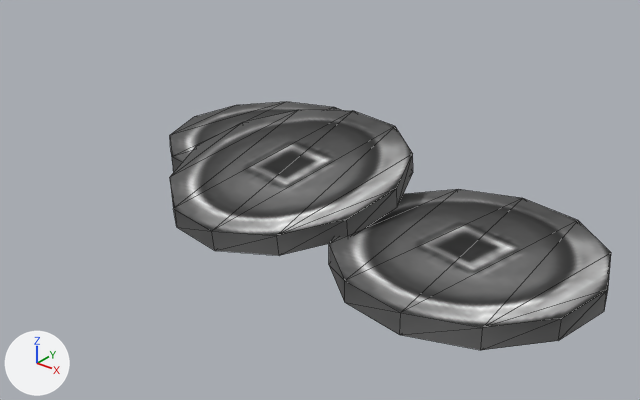
What one commit did to the FBX model Assets/Models/NPC/Npc_051/Npc_051.FBX.
The view is the same before and after, from a 50 mm lens placed at (1.012, -1.364, 0.855), pointed at (-0.024, -0.07, 0.052). The lights are fixed; the arrows at lower left show +X, +Y and +Z. Mesh edges are drawn as thin lines.

Objects in the first picture: 'M_a1'.
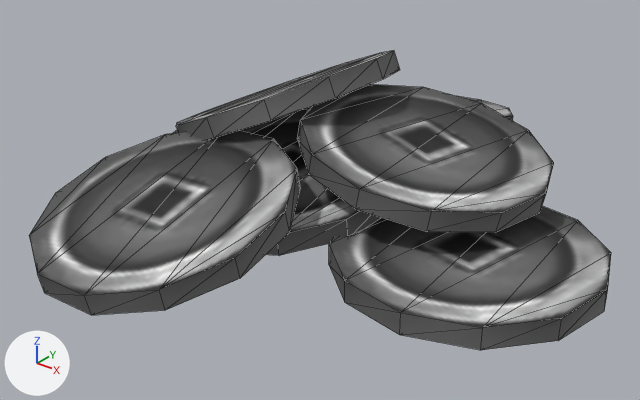
The newer file is also rescaled (x30.0) as a whole; pictures and numbers use the older file's frame.

Changed parts and their boxes [x1, y1, x2, y2] in the pictures (640 x 400 px):
'M_a1', reshaped (32% wider, 20% taller): before [170, 102, 611, 350]; after [29, 51, 611, 350]
part 1 of me_mesh, added: after [303, 96, 513, 121]
part 2 of me_mesh, added: after [29, 130, 301, 315]
part 3 of me_mesh, added: after [297, 84, 554, 232]
part 4 of me_mesh, added: after [176, 51, 400, 140]

What changed in the scene script:
```text
Change me_mesh:
    used by ob_m_a1; location = (0.0, 0.0, 0.0)
    remove me_mesh.from_pydata(...)  # 72 vertices, 132 faces; spans x -0.582..0.582, y -0.318..0.393, z 0.009..0.144
    add me_mesh.from_pydata(...)  # 168 vertices, 308 faces; spans x -0.582..0.582, y -0.615..0.65, z 0.008..0.318
    me_mesh part 1: a new loose piece of 24 vertices spanning x -0.372..0.134, y 0.139..0.65, z 0.016..0.172, in mat_01___default (picture img_npc_050_tga)
    me_mesh part 2: a new loose piece of 24 vertices spanning x -0.416..0.09, y -0.615..-0.116, z 0.008..0.187, in mat_01___default (picture img_npc_050_tga)
    me_mesh part 3: a new loose piece of 24 vertices spanning x -0.124..0.394, y -0.186..0.333, z 0.086..0.228, in mat_01___default (picture img_npc_050_tga)
    me_mesh part 4: a new loose piece of 24 vertices spanning x -0.482..0.011, y -0.186..0.333, z 0.066..0.318, in mat_01___default (picture img_npc_050_tga)
```
